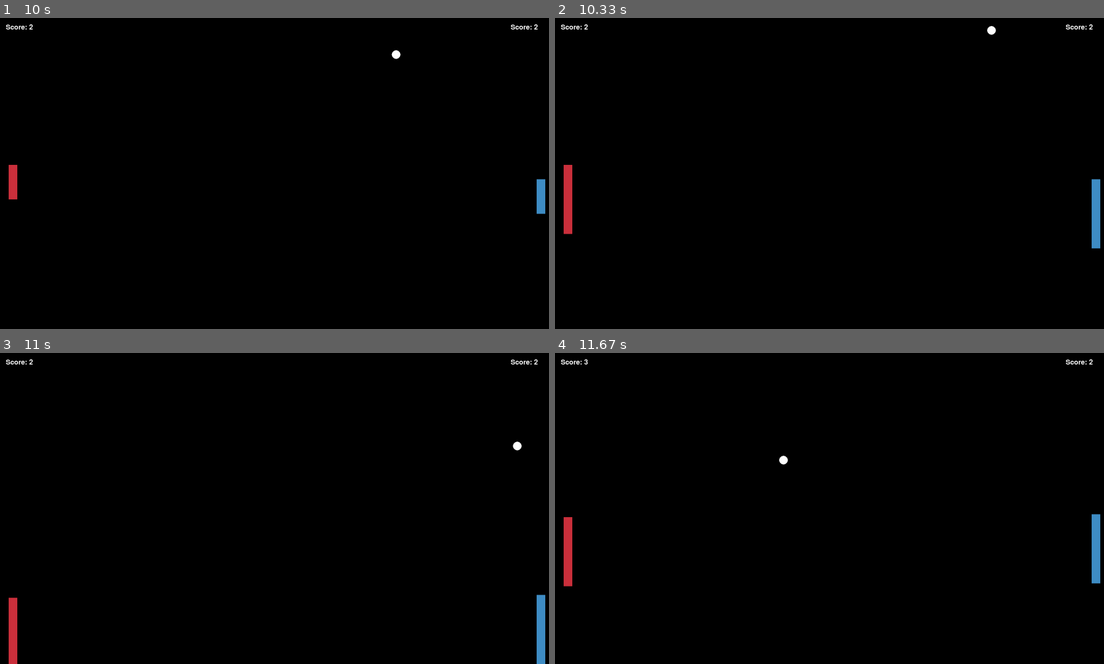
Above: before the commit, frames 1-4 (two rows, left to right).
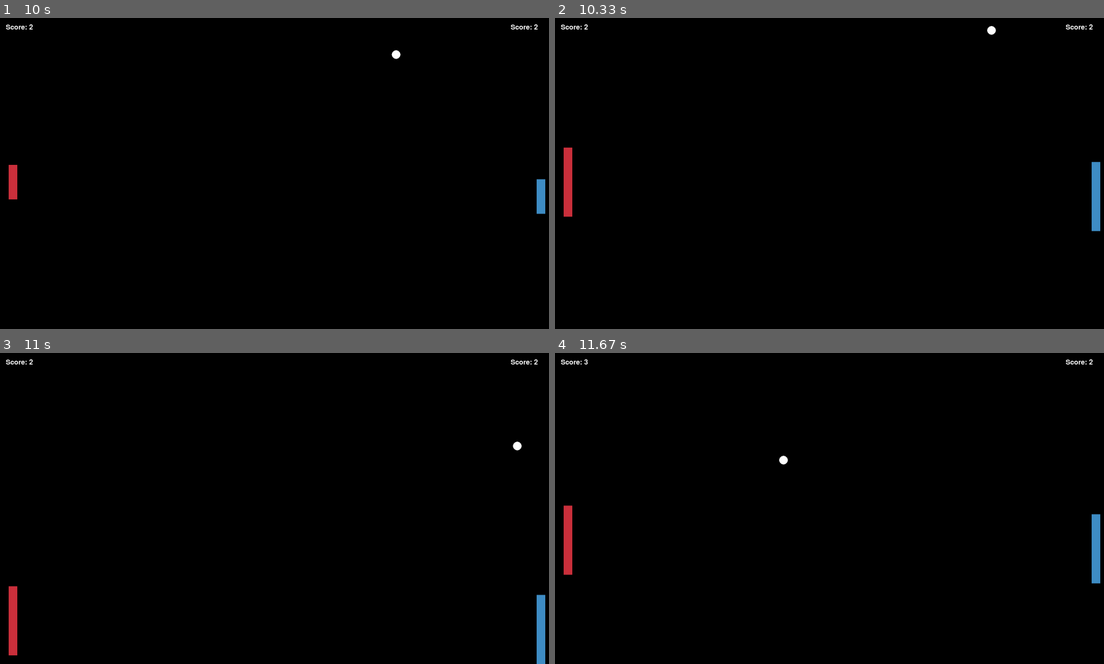
Above: after the commit, the same moments.

Repository: Klihe/PingPong-PyGame
Game: pygame game, started from main.py
Two runs of this game, one before a commit and one after it. Both use one fixed random seed, a clock stepped at 60 frames per second and the inputs below.
Inputs:
- Up to frame 1 (10 s): tap W at 0.33 s; hold Down 1.23-1.7 s; hold Up 2.17-2.53 s; hold Right 2.57-3.2 s; hold D 2.57-3.2 s; hold Down 3.23-3.6 s; hold S 3.23-3.6 s; hold Left 3.63-4.1 s; hold A 3.63-4.1 s; hold Right 4.13-4.6 s; hold D 4.13-4.6 s; hold Up 4.63-4.93 s; hold W 4.63-4.93 s; hold Right 4.97-5.43 s; hold D 4.97-5.43 s; hold Left 5.47-6 s; hold A 5.47-6 s; hold Down 6.03-6.33 s; hold S 6.03-6.33 s; hold Left 6.37-6.77 s; hold A 6.37-6.77 s; hold Up 6.8-7.17 s; hold W 6.8-7.17 s; hold Down 7.87-8.23 s; hold S 7.87-8.23 s; hold Left 8.27-8.73 s; hold A 8.27-8.73 s; hold Up 9.27-9.57 s; hold W 9.27-9.57 s; hold Right from 9.6 s (still down); hold D from 9.6 s (still down)
- Up to frame 2 (10.33 s): release Right at 10.07 s; release D at 10.07 s; hold Left from 10.1 s (still down); hold A from 10.1 s (still down)
- Up to frame 3 (11 s): release Left at 10.63 s; release A at 10.63 s; hold Down 10.67-10.97 s; hold S 10.67-10.97 s
- Up to frame 4 (11.67 s): hold Left 11-11.4 s; hold A 11-11.4 s; hold Up from 11.43 s (still down); hold W from 11.43 s (still down)

Frame 1 is identical in both runs. In frame 2, 0.4% of the frame differs, in the area x 1-100%, y 41-75%; in frame 3, 0.1%; in frame 4, 0.1%.

Commit message:
Fix beBigger - player position

Diff:
--- a/main.py
+++ b/main.py
@@ -53,10 +53,14 @@
         currentTime = pygame.time.get_ticks()
         if keys[slot] and not self.abilityActive1 and currentTime - self.abilityLast1 > cooldownTime:
             self.abilityActive1 = True
+            self.adjustedY = False
             self.abilityLast1 = currentTime
         if self.abilityActive1:
             if currentTime - self.abilityLast1 < abilityTime:
                 self.height = BLOCK * 4
+                if not self.adjustedY:
+                    self.y -= BLOCK
+                    self.adjustedY = True
             else:
                 self.height = BLOCK * 2
                 self.abilityActive1 = False
@@ -135,10 +139,10 @@
     player2.update(winMain)
     ball.update(winMain)
     # Text
-    score_text1 = font.render("Score: " + str(player1.score), True, WHITE)
-    score_text2 = font.render("Score: " + str(player2.score), True, WHITE)
-    winMain.blit(score_text1, (20, 20))
-    winMain.blit(score_text2, (winWidth - 150, 20))
+    scoreText1 = font.render("Score: " + str(player1.score), True, WHITE)
+    scoreText2 = font.render("Score: " + str(player2.score), True, WHITE)
+    winMain.blit(scoreText1, (20, 20))
+    winMain.blit(scoreText2, (winWidth - 150, 20))
     # Update
     pygame.display.update()
 
